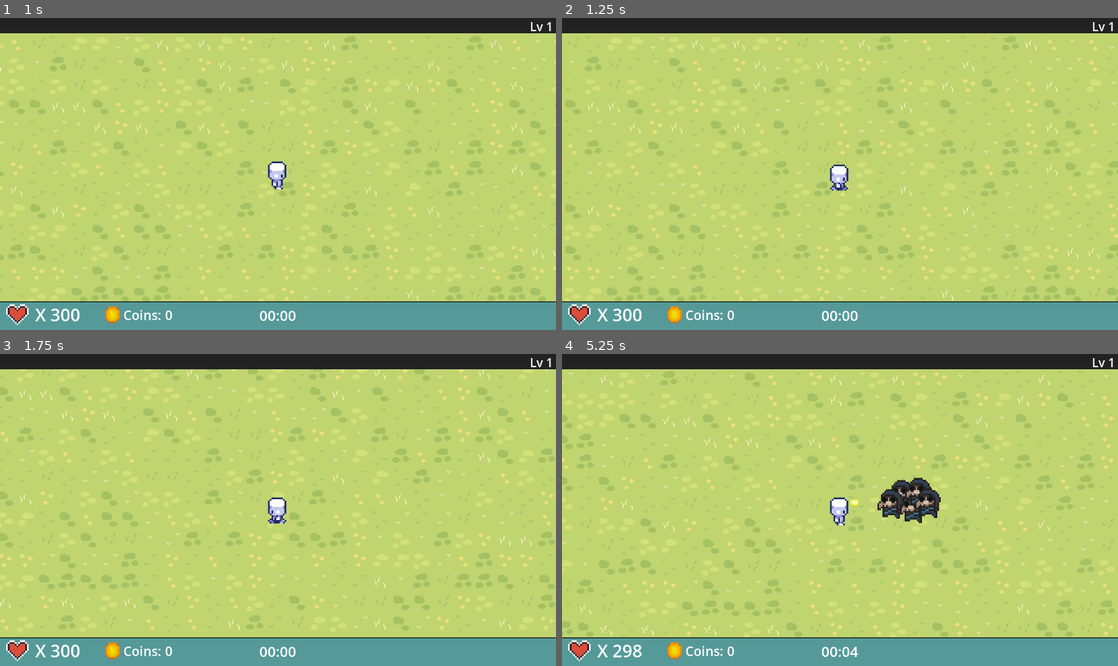
Above: before the commit, frames 1-4 (two rows, left to right).
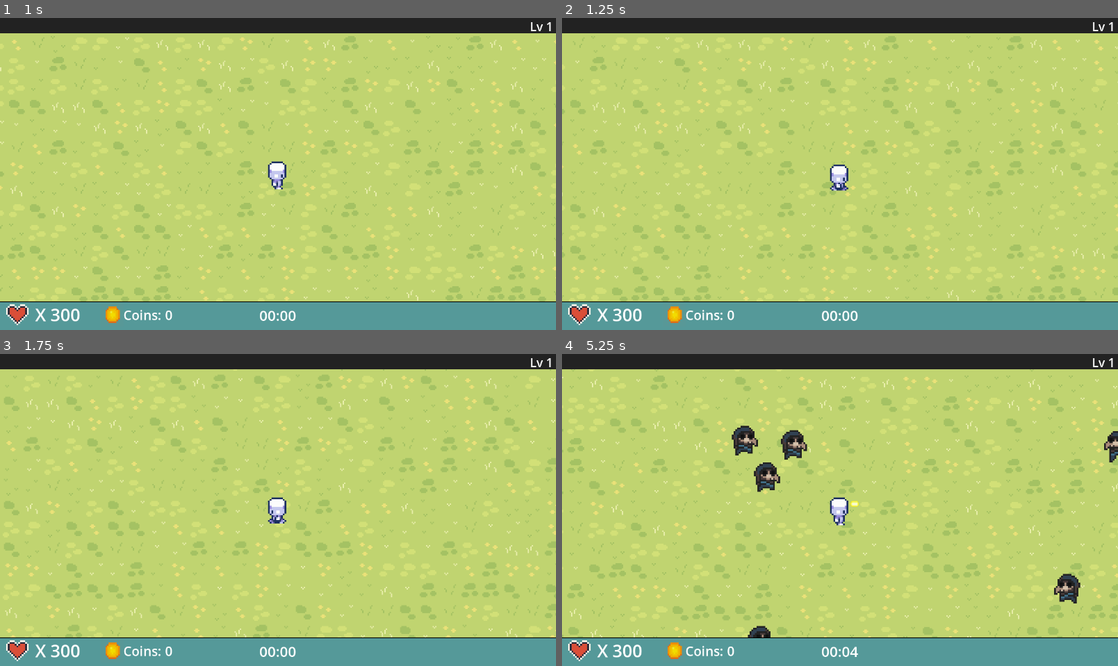
Above: after the commit, the same moments.

Repository: Puget-Sound-Skills-Center/bullet-heaven
Game: Godot game, scene res://main.tscn
The game is run twice, just before and just after one commit, with the same random seed, the same clock (stepped at 60 frames per second) and the same inputs.
Inputs (mouse positions are in pixels of both pictures, inside the frame that each line leads up to):
- Up to frame 1 (1 s): tap Enter at 0.5 s; move the mouse to (400, 158) at 0.52 s; hold D (Right) from 0.53 s (still down); click (400, 158) at 0.67 s
- Up to frame 2 (1.25 s): keep holding D (Right)
- Up to frame 3 (1.75 s): move the mouse to (166, 525) at 1.27 s; release D (Right) at 1.28 s; hold S (Down) from 1.28 s (still down)
- Up to frame 4 (5.25 s): move the mouse to (895, 441) at 2.02 s; release S (Down) at 2.03 s; hold D (Right) 2.03-2.78 s; move the mouse to (812, 572) at 2.77 s; hold W (Up) 2.78-3.53 s; click (812, 572) at 2.92 s; move the mouse to (1006, 556) at 3.52 s; hold A (Left) 3.53-5.03 s; move the mouse to (673, 463) at 4.27 s; move the mouse to (867, 510) at 5.02 s; hold S (Down) from 5.03 s (still down); click (867, 510) at 5.17 s

Frame 1 is identical in both runs. In frame 2, 8.4% of the frame differs, in the area x 0-100%, y 5-91%; in frame 3, 9.6%; in frame 4, 13%, in the area x 0-100%, y 4-98%.

Commit message:
need to work on damage multiplier and orbital guns

Diff:
--- a/Scenes/enemy_spawner.gd
+++ b/Scenes/enemy_spawner.gd
@@ -7,26 +7,38 @@
 var goblin_scene := preload("res://Scenes/goblin.tscn")
 
 # How far from the player enemies should spawn
-var spawn_distance := 50
+var spawn_distance := 650
 
 # How many enemies per tick
-var enemies_per_tick := 6
+var enemies_per_tick := 10
 
 func _on_timer_timeout():
-	if main.enemies_spawned >= main.get_spawn_cap():
-		return;
-	var t = main.run_time;
-	# Start slow, get faster
-	if t < 30:
-		enemies_per_tick = 1;
-	elif t < 60:
-		enemies_per_tick = 2;
-	elif t < 120:
-		enemies_per_tick = 4;
-	elif t < 180:
-		enemies_per_tick = 6;
+	var _alive = get_tree().get_nodes_in_group("enemies").size();
+	var _min_density = 10; # always keep at least 10 enemies alive
+	if _alive < _min_density:
+			var needed = _min_density - _alive;
+			for i in needed:
+				var pos = get_spawn_position();
+				spawn_enemy(pos);
+	for i in enemies_per_tick:
+		if main.enemies_spawned >= main.get_spawn_cap():
+			break;
+	var roll = randf();
+	if roll < 0.25:
+		spawn_enemy(get_spawn_position()); # Random ring
+	elif roll < 0.50:
+		spawn_enemy(get_front_spawn());
+	elif roll < 0.75:
+		spawn_enemy(get_side_spawn());
 	else:
-		enemies_per_tick = 10;
+		spawn_enemy(get_back_spawn());
+	# Occasionally spawn enemies far away so the world feels full
+	if randf() < 0.15:
+		var _far_pos = Player.global_position + Vector2(
+			randf_range(-2000, 2000),
+			randf_range(-2000, 2000)
+	)
+		spawn_enemy(_far_pos);
 
 func get_spawn_position():
 	var player_pos = Player.global_position;
@@ -45,8 +57,35 @@
 	var offset = forward.rotated(randf_range(-0.5, 0.5)) * dist;
 	return player_pos + offset;
 
+
+func get_front_spawn():
+	var _pos = Player.global_position;
+	var vel = Player.velocity;
+	if vel.length() < 1:
+		vel = Vector2.RIGHT.rotated(randf() * TAU);
+	var forward = vel.normalized();
+	return _pos + forward.rotated(randf_range(-0.4, 0.4)) * spawn_distance;
+
+func get_side_spawn():
+	var _pos = Player.global_position;
+	var vel = Player.velocity;
+	if vel.length() < 1:
+		vel = Vector2.RIGHT.rotated(randf() * TAU);
+	var _left = vel.normalized().rotated(-PI/2);
+	var _right = vel.normalized().rotated(PI/2);
+	var _side = _left if randf() < 0.5 else _right;
+	return _pos + _side * spawn_distance;
+
+func get_back_spawn():
+	var _pos = Player.global_position;
+	var vel = Player.velocity;
+	if vel.length() < 1:
+		vel = Vector2.RIGHT.rotated(randf() * TAU);
+	var _back = -vel.normalized();
+	return _pos + _back.rotated(randf_range(-0.4, 0.4)) * spawn_distance;
+
 func spawn_enemy(spawn_pos: Vector2) -> void:
-	if main.enemies_spawned >= main.max_enemies:
+	if main.enemies_spawned >= main.get_spawn_cap():
 		return;
 	var goblin = goblin_scene.instantiate();
 	goblin.global_position = spawn_pos;
--- a/Scenes/goblin.gd
+++ b/Scenes/goblin.gd
@@ -2,7 +2,7 @@
 
 @onready var player = get_node("/root/Main/Player");
 @onready var main = get_node("/root/Main");
-@export var max_health: int = 3;
+@export var max_health: int = 2;
 
 var coin_scene := preload("res://Scenes/Coin.tscn");
 var explosion_scene := preload("res://Scenes/explosion.tscn");
@@ -13,7 +13,7 @@
 var health: int;
 var alive : bool;
 var entered : bool;
-var speed : int = 100;
+var speed : int = 40;
 var direction : Vector2;
 const DROP_CHANCE : float = 0.1;
 
--- a/Scenes/player.gd
+++ b/Scenes/player.gd
@@ -2,7 +2,7 @@
 
 const NORMAL_SHOT : float = 0.5;
 const FAST_SHOT : float = 0.1;
-const START_SPEED : int = 250;
+const START_SPEED : int = 200;
 const BOOST_SPEED : int = 350;
 var speed : int;
 var screen_size : Vector2;
--- a/main.gd
+++ b/main.gd
@@ -136,10 +136,8 @@
 func get_spawn_cap():
 	# Start with 10 enemies
 	var base = 10;
-	# Increase by 1 enemy by 2 seconds
-	var scaling = int(run_time / 2);
-	# Cap can grow to hundreds
-	return base + scaling;
+	var growth = pow(run_time, 1.15)
+	return base + int(growth);
 
 func _on_enemy_spawner_hit_p():
 	lives -= 1;
